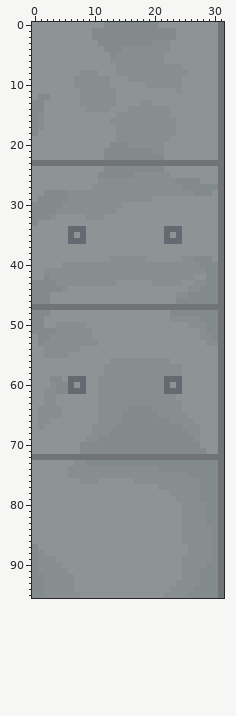
Sprite sheet -- Assets/Art/Sprites/Tilesets/TestingCentreClean/Concrete_Walls_2.png. The picture above was drawn from the file before the commit.
The file is 32x96 pixels.
Now the later version:
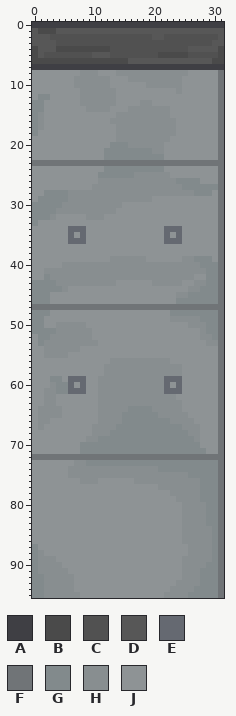
Palette (. is transparent): A #3f3f44  B #4a4a4a  C #515151  D #575757  E #656971  F #707477  G #828a8c  H #888e90  J #8e9395
The exact change:
Colour A replaces colour F in row 0 at x 31; in row 7 at x 31.
Colour A replaces colour G in row 0 at x 12 to 20.
Colour A replaces colour H in row 7 at x 14 to 24.
Colour A replaces colour J in row 0 at x 0 to 11 and 21 to 30; in row 7 at x 0 to 13 and 25 to 30.
Colour B replaces colour F in rows 4 to 6 at x 31.
Colour B replaces colour G in row 4 at x 12.
Colour B replaces colour H in row 5 at x 21; in row 6 at x 13 to 15.
Colour B replaces colour J in row 1 at x 1 to 3; in row 4 at x 0 and 4 to 11; in row 5 at x 0 and 22 to 25; in row 6 at x 0 to 12 and 30.
Colour C replaces colour G in row 2 at x 10 to 19 and 22 to 23; in row 3 at x 11 to 19; in row 4 at x 13 to 14; in row 5 at x 13.
Colour C replaces colour H in row 3 at x 20 to 22; in row 4 at x 15 to 22; in row 5 at x 14 to 20.
Colour C replaces colour J in row 2 at x 3 to 9 and 24 to 30; in row 3 at x 4 to 10 and 23 to 29; in row 4 at x 23 to 25; in row 5 at x 2 to 9 and 26 to 30.
Colour D replaces colour F in rows 1 to 3 at x 31.
Colour D replaces colour G in row 1 at x 10 to 23; in row 2 at x 20 to 21.
Colour D replaces colour H in row 6 at x 16 to 21.
Colour D replaces colour J in row 1 at x 0, 4 to 9 and 24 to 30; in row 2 at x 0 to 2; in row 3 at x 0 to 3 and 30; in row 4 at x 1 to 3 and 26 to 30; in row 5 at x 1 and 10 to 12; in row 6 at x 22 to 29.
